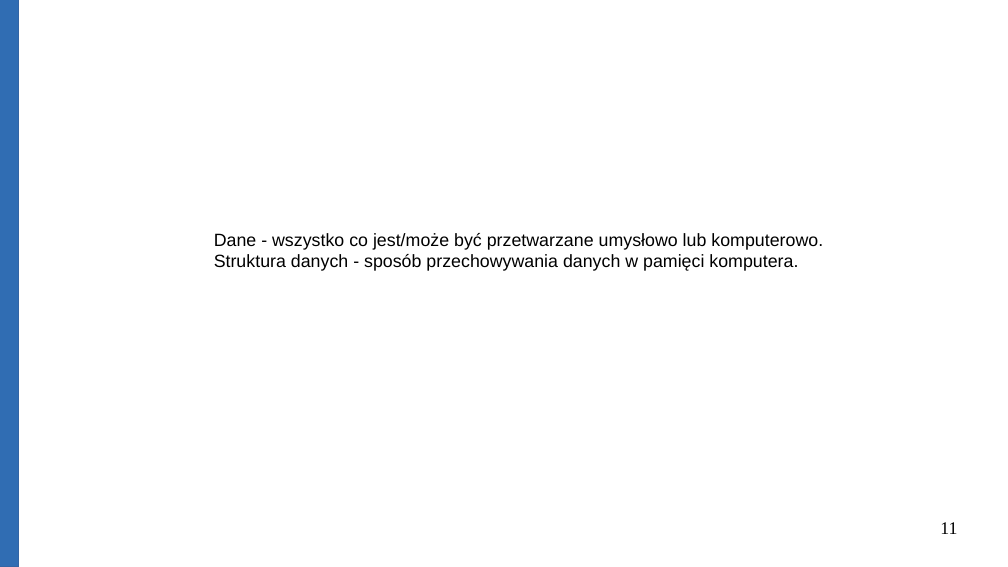
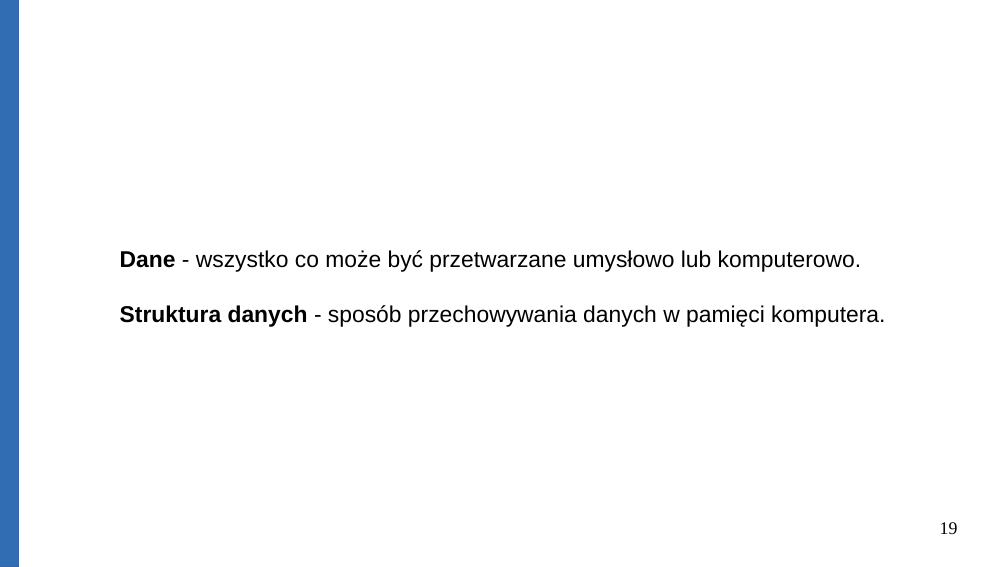
Before and after one commit to Michael-Wisniewski/algorithmic-workshop, a slide deck: slide 19 of Data_Structures.odp (slide 11 before the commit). Drawn at 1008x567 pixels with LibreOffice and Linux fonts; fonts in the diff are those of the drawing. Boxes give left, top, right and bottom in pixels: in the first picture for what was removed or moved away, otherwise in the second. Text is boxed around its words. In the diff, an @@ line names an element or a change of style, - is before the commit and + after.

```diff
--- a/Data_Structures.odp
+++ b/Data_Structures.odp
@@ text "Dane - wszystko co może ...": place and size @@
-text "Dane - wszystko co może ..." at [214, 233, 823, 271]
+text "Dane - wszystko co może ..." at [120, 250, 885, 327]
@@ text at [120, 250, 862, 272]: text changed; size 14 to 18 pt @@
-Dane - wszystko co jest/może być przetwarzane umysłowo lub komputerowo.
+Dane - wszystko co może być przetwarzane umysłowo lub komputerowo.
@@ text at [120, 305, 885, 327]: size 14 to 18 pt in "Struktura danych - sposób przechowywania danych w ..."; bold on in "Struktura danych" @@
@@ page number at [940, 522, 958, 534]: text changed @@
-11
+19
```
Also in this commit, not shown: 10 other slides changed, 14 slides added, 1 slide removed, 7 other files.
